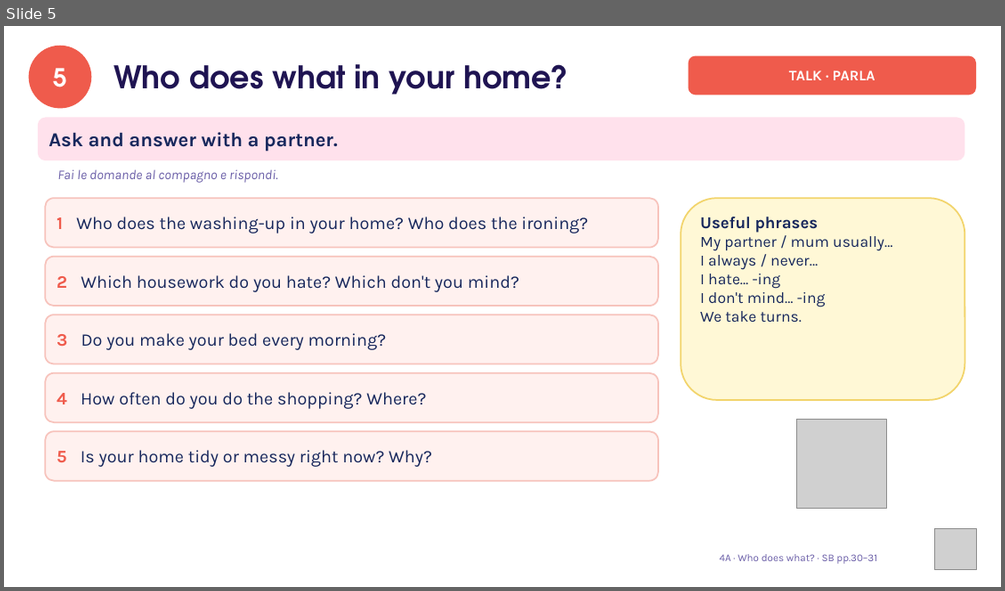
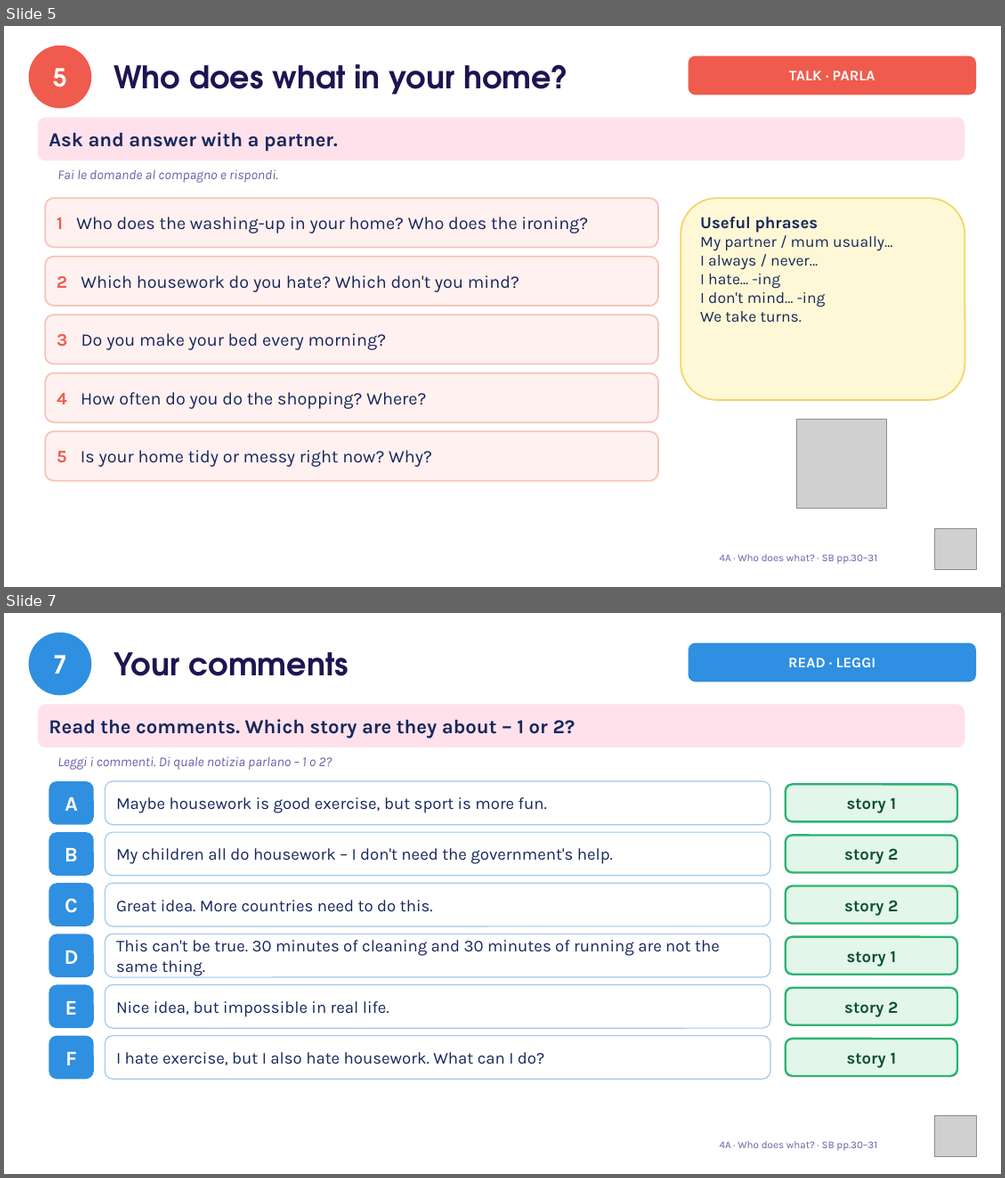
Before and after one commit to londonlanguageschool/Bagheria-, a slide deck: materials/A2/A2_4A_Who_does_what.pptx. Shown one above the other, each under a label of ours: slide 5 before the commit, slides 5 and 7 after it; the slides between them are not shown. The pictures are 1005x591 and 1005x1178 pixels, drawn with LibreOffice and Linux fonts; fonts in the diff are those of the drawing; grey boxes stand for pictures. Boxes give left, top, right and bottom in pixels: in the first picture for what was removed or moved away, otherwise in the second. Text is boxed around its words. In the diff, an @@ line names an element or a change of style, - is before the commit and + after.

```diff
--- a/materials/A2/A2_4A_Who_does_what.pptx
+++ b/materials/A2/A2_4A_Who_does_what.pptx
@@ slide 7 added at (x1=4, y1=613, x2=1001, y2=1174), background #FFFFFF @@
@@ ellipse added at (x1=30, y1=634, x2=90, y2=694), fill #2F8FE0, outline #2F8FE0 3 pt, 24 pt, text #FFFFFF, bold @@
+7
@@ text added at (x1=113, y1=652, x2=348, y2=676), 30 pt, text #1F1452, bold @@
+Your comments
@@ rounded rectangle added at (x1=688, y1=643, x2=976, y2=682), fill #2F8FE0, 14 pt, text #FFFFFF, bold @@
+READ · LEGGI
@@ rounded rectangle added at (x1=38, y1=705, x2=965, y2=747), fill #FFE1EC, 19 pt, text #16275C, bold @@
+Read the comments. Which story are they about – 1 or 2?
@@ text added at (x1=57, y1=756, x2=332, y2=770), 13 pt, text #6B5FA8, italic @@
+Leggi i commenti. Di quale notizia parlano – 1 o 2?
@@ rounded rectangle added at (x1=48, y1=781, x2=94, y2=825), fill #2F8FE0, 20 pt, text #FFFFFF, bold @@
+A
@@ rounded rectangle added at (x1=105, y1=781, x2=770, y2=825), fill #FFFFFF, outline #9CC9F0 1 pt, 16 pt, text #16275C @@
+Maybe housework is good exercise, but sport is more fun.
@@ rounded rectangle added at (x1=785, y1=784, x2=957, y2=821), fill #E2F6EA, outline #2DB36F 2 pt, 16 pt, text #0F5132, bold @@
+story 1
@@ rounded rectangle added at (x1=48, y1=832, x2=94, y2=876), fill #2F8FE0, 20 pt, text #FFFFFF, bold @@
+B
@@ rounded rectangle added at (x1=105, y1=832, x2=770, y2=876), fill #FFFFFF, outline #9CC9F0 1 pt, 16 pt, text #16275C @@
+My children all do housework – I don't need the government's help.
@@ rounded rectangle added at (x1=785, y1=835, x2=957, y2=873), fill #E2F6EA, outline #2DB36F 2 pt, 16 pt, text #0F5132, bold @@
+story 2
@@ rounded rectangle added at (x1=48, y1=883, x2=94, y2=926), fill #2F8FE0, 20 pt, text #FFFFFF, bold @@
+C
@@ rounded rectangle added at (x1=105, y1=883, x2=770, y2=926), fill #FFFFFF, outline #9CC9F0 1 pt, 16 pt, text #16275C @@
+Great idea. More countries need to do this.
@@ rounded rectangle added at (x1=785, y1=886, x2=957, y2=924), fill #E2F6EA, outline #2DB36F 2 pt, 16 pt, text #0F5132, bold @@
+story 2
@@ rounded rectangle added at (x1=48, y1=933, x2=94, y2=977), fill #2F8FE0, 20 pt, text #FFFFFF, bold @@
+D
@@ rounded rectangle added at (x1=105, y1=933, x2=770, y2=977), fill #FFFFFF, outline #9CC9F0 1 pt, 16 pt, text #16275C @@
+This can't be true. 30 minutes of cleaning and 30 minutes of running are not the same thing.
@@ rounded rectangle added at (x1=785, y1=937, x2=957, y2=974), fill #E2F6EA, outline #2DB36F 2 pt, 16 pt, text #0F5132, bold @@
+story 1
@@ rounded rectangle added at (x1=48, y1=985, x2=94, y2=1028), fill #2F8FE0, 20 pt, text #FFFFFF, bold @@
+E
@@ rounded rectangle added at (x1=105, y1=985, x2=770, y2=1028), fill #FFFFFF, outline #9CC9F0 1 pt, 16 pt, text #16275C @@
+Nice idea, but impossible in real life.
@@ rounded rectangle added at (x1=785, y1=988, x2=957, y2=1025), fill #E2F6EA, outline #2DB36F 2 pt, 16 pt, text #0F5132, bold @@
+story 2
@@ rounded rectangle added at (x1=48, y1=1036, x2=94, y2=1078), fill #2F8FE0, 20 pt, text #FFFFFF, bold @@
+F
@@ rounded rectangle added at (x1=105, y1=1036, x2=770, y2=1078), fill #FFFFFF, outline #9CC9F0 1 pt, 16 pt, text #16275C @@
+I hate exercise, but I also hate housework. What can I do?
@@ rounded rectangle added at (x1=785, y1=1038, x2=957, y2=1076), fill #E2F6EA, outline #2DB36F 2 pt, 16 pt, text #0F5132, bold @@
+story 1
@@ picture added at (x1=935, y1=1116, x2=976, y2=1157) @@
@@ text added at (x1=720, y1=1141, x2=877, y2=1151), 10 pt, text #6B5FA8 @@
+4A · Who does what? · SB pp.30–31
```
Also in this commit, not shown: 11 slides changed, 2 other slides added, 1 slide removed, 3 other files.
